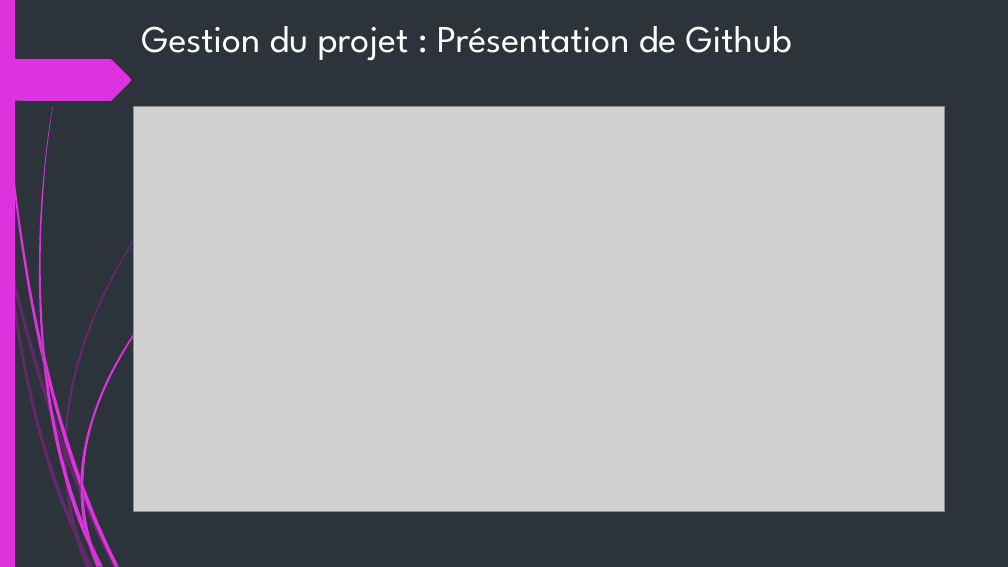
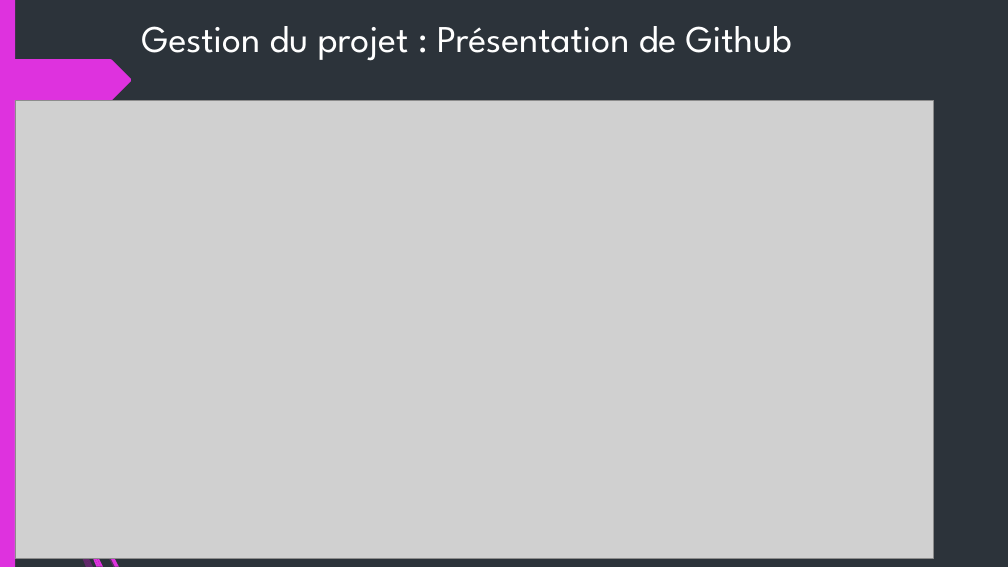
Before and after one commit to avamdui/TODOLIST, a slide deck: slide 7 of Documentation/TODO.pptx (slide 6 before the commit). Drawn at 1008x567 pixels with LibreOffice and Linux fonts; fonts in the diff are those of the drawing; grey boxes stand for pictures. Boxes give left, top, right and bottom in pixels: in the first picture for what was removed or moved away, otherwise in the second. Text is boxed around its words. In the diff, an @@ line names an element or a change of style, - is before the commit and + after.

```diff
--- a/Documentation/TODO.pptx
+++ b/Documentation/TODO.pptx
@@ picture: place and size @@
-picture at [134, 107, 944, 511]
+picture at [15, 101, 933, 560]
@@ freeform shape removed at [64, 116, 236, 451] @@
@@ freeform shape removed at [64, 443, 67, 461] @@
@@ freeform shape removed at [64, 453, 79, 538] @@
@@ group removed at [39, 107, 197, 546]: 7 freeform shapes @@
```
Also in this commit, not shown: 4 other slides changed, 1 slide added, 5 other files.
